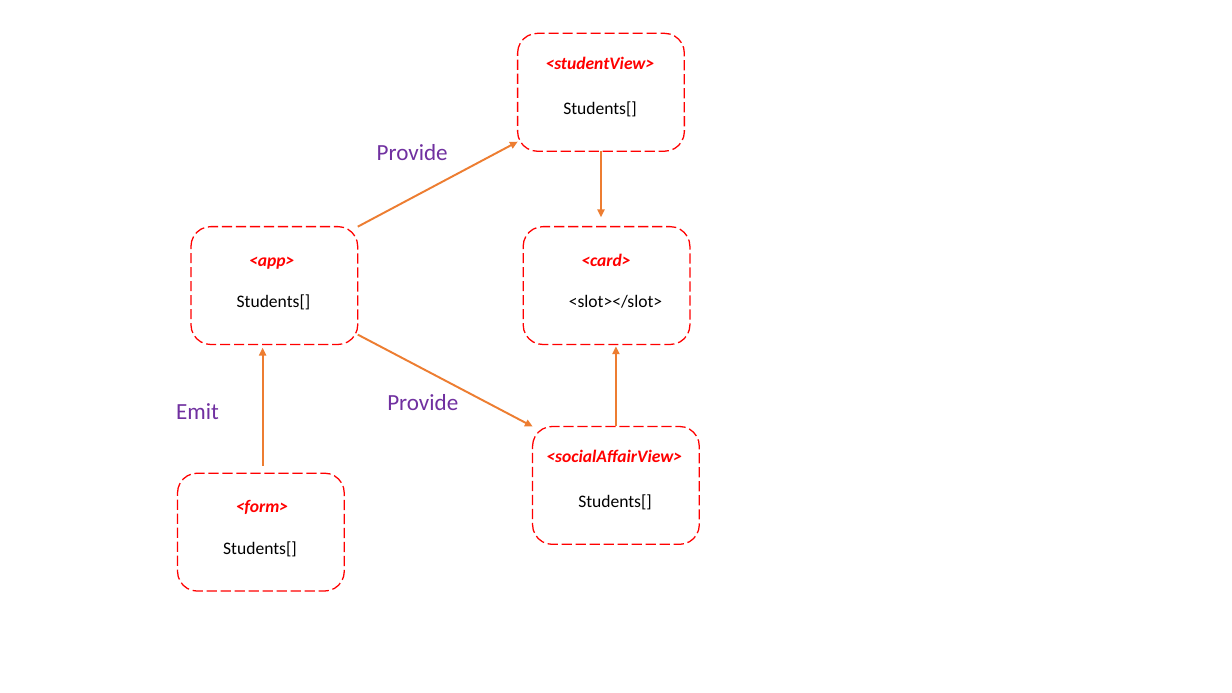
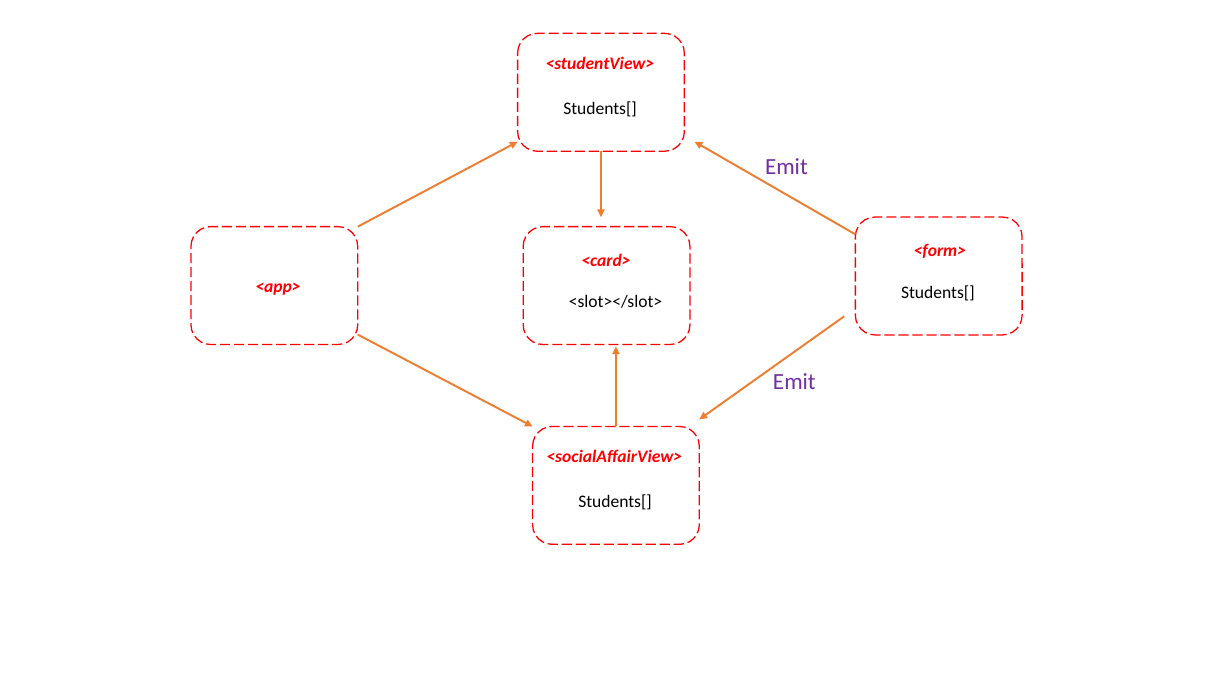
Before and after one commit to HAK-KIM/SLMS-2022, a slide deck: slide 1 of documents/Presentation1.pptx. Drawn at 1232x693 pixels with LibreOffice and Linux fonts; fonts in the diff are those of the drawing. Boxes give left, top, right and bottom in pixels: in the first picture for what was removed or moved away, otherwise in the second. Text is boxed around its words. In the diff, an @@ line names an element or a change of style, - is before the commit and + after.

```diff
--- a/documents/Presentation1.pptx
+++ b/documents/Presentation1.pptx
@@ text removed at (377, 144, 448, 160) @@
-Provide
@@ arrow added from (856, 235) to (695, 141), #ED7D31 1.5 pt @@
@@ text "Emit": place and size @@
-text "Emit" at (176, 403, 219, 419)
+text "Emit" at (765, 158, 808, 174)
@@ 2 texts, 1 rounded rectangle: place and size @@
-2 texts, 1 rounded rectangle at (177, 473, 344, 592)
+2 texts, 1 rounded rectangle at (856, 217, 1022, 335)
@@ text removed at (237, 294, 311, 310) @@
-Students[]
@@ text "<app>": place and size @@
-text "<app>" at (249, 256, 294, 269)
+text "<app>" at (255, 282, 300, 295)
@@ arrow added from (845, 316) to (700, 420), #ED7D31 1.5 pt @@
@@ arrow removed from (262, 466) to (262, 348) @@
@@ text added at (773, 373, 816, 389), 18 pt, text #7030A0 @@
+Emit
@@ text removed at (387, 394, 458, 410) @@
-Provide
```
Also in this commit, not shown: 5 other files.
